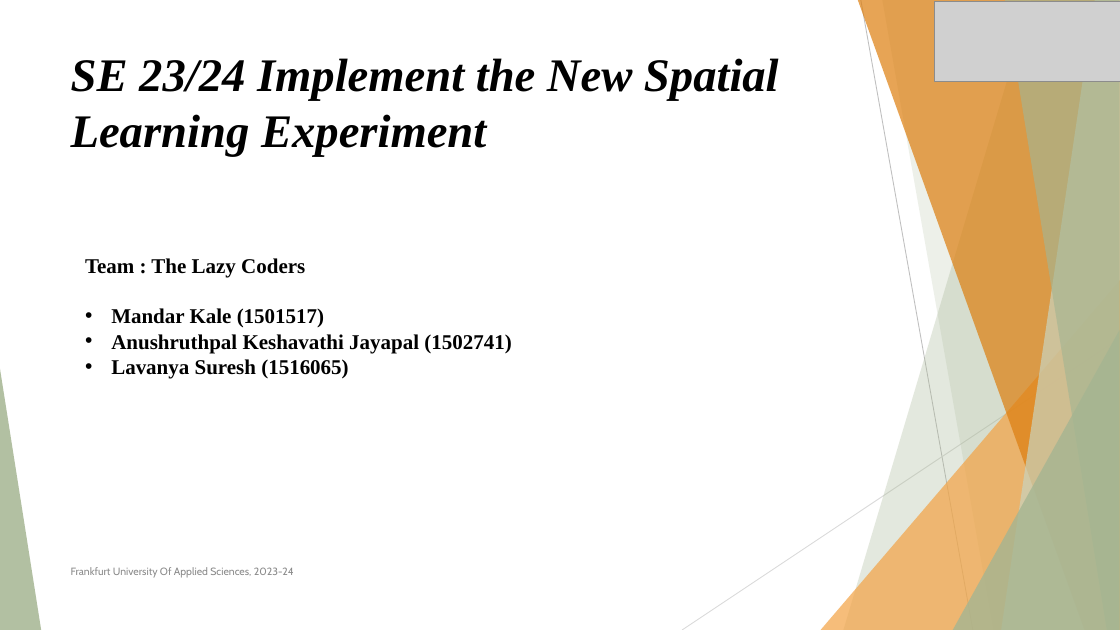
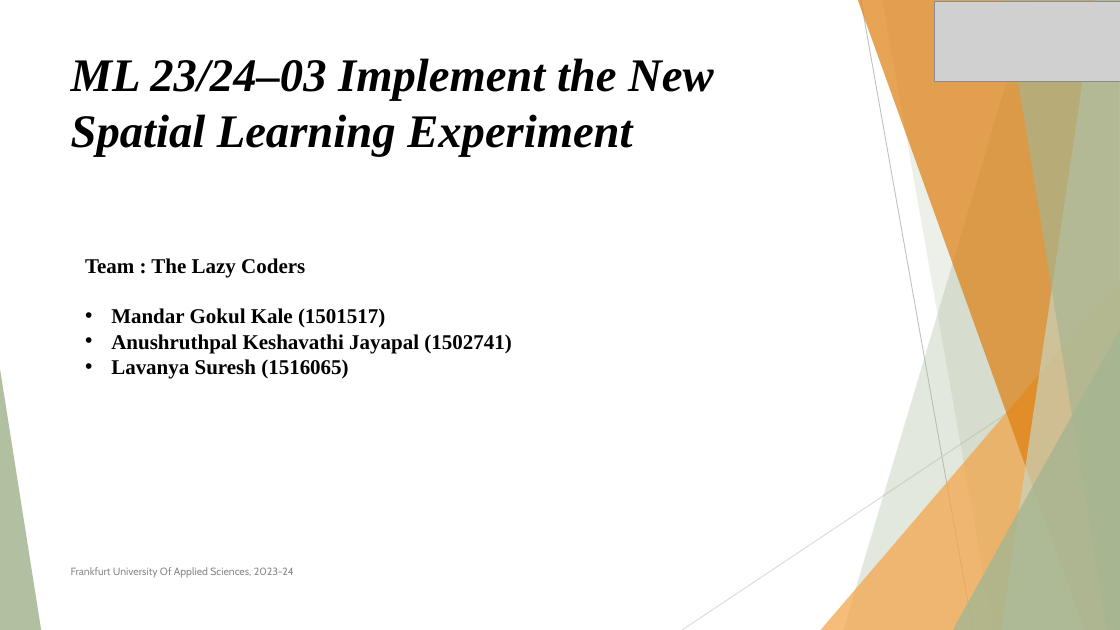
Before and after one commit to MandarGK/neocortexapi, a slide deck: slide 1 of source/Documentation(New Spatial Learning Experiment-2023-2024)/Implement the new Spatial Learning Experiment_TheLazyCoders.pptx. Drawn at 1120x630 pixels with LibreOffice and Linux fonts; fonts in the diff are those of the drawing; grey boxes stand for pictures. Boxes give left, top, right and bottom in pixels: in the first picture for what was removed or moved away, otherwise in the second. Text is boxed around its words. In the diff, an @@ line names an element or a change of style, - is before the commit and + after.

```diff
--- a/source/Documentation(New Spatial Learning Experiment-2023-2024)/Implement the new Spatial Learning Experiment_TheLazyCoders.pptx
+++ b/source/Documentation(New Spatial Learning Experiment-2023-2024)/Implement the new Spatial Learning Experiment_TheLazyCoders.pptx
@@ title at (x1=71, y1=58, x2=713, y2=157): text changed @@
-SE 23/24 Implement the New Spatial Learning Experiment
+ML 23/24–03 Implement the New Spatial Learning Experiment
@@ text at (x1=111, y1=308, x2=385, y2=327): text changed @@
-• Mandar Kale (1501517)
+• Mandar Gokul Kale (1501517)
```
Also in this commit, not shown: 3 other slides changed, 2 other files.
